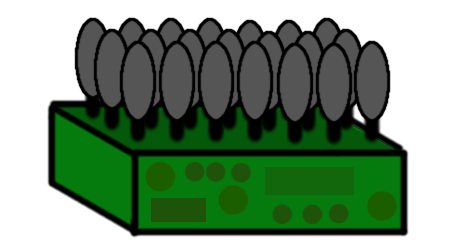
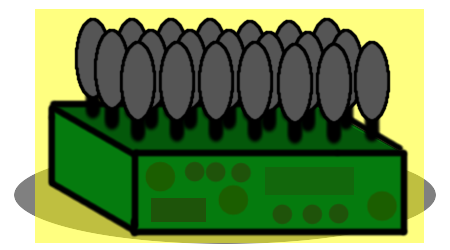
Layers edited between the first and the second w=450, h=250 image:
renamed "shadow" to "highlight", showed it over [35, 9, 424, 243]
added layer "shadow" over [14, 146, 436, 244]
